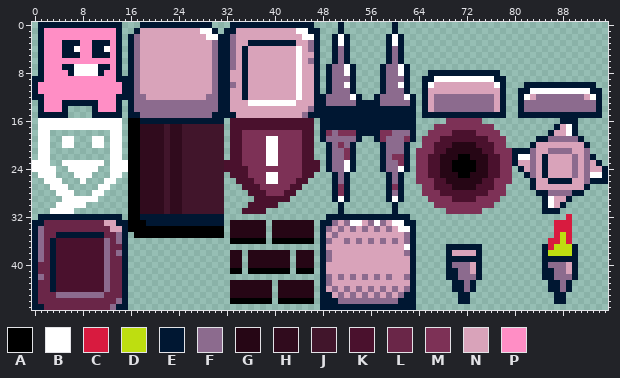
Edited in one commit: sprite sheet (atlas.png). Above is the file before it was changed.
The file is 96x48 pixels. Colours within 5 levels of each other are drawn and written as one.
Palette (. is transparent): A #000000  B #ffffff  C #d81b3f  D #bede10  E #001732  F #8c6b8e  G #260615  H #300b1d  J #41152b  K #4a112d  L #6a2648  M #7d3156  N #d9a3ba  P #ff8ec5
Pixels before (only the part around the change), first column x 0:
 3 .EPPPEEEPPEEEPE.EFNNNNNN
 4 .EPPPEEBPPEEBPE.EFNNNNNN
 5 .EPPPEEEPPEEEPE.EFNNNNNN
 6 .EPPPPPPPPPPPPE.EFNNNNNN
 7 .EPPPEEBBBBEEPE.EFNNNNNN
 8 .EPPPPEBBBBEPPE.EFNNNNNN
 9 EEPPPPPPPPPPPPEEEFNNNNNN
10 EPPPPPPPPPPPPPPEEFNNNNNN
11 EPPPPPPPPPPPPPPEEFNNNNNN
12 EEPPPPPPPPPPPPEEEFFNNNNN
13 .EPPPEEEEEEPPPE.EFFFFFFF
14 .EPPPE....EPPPE.EFFFFFFF
15 .EEEEE....EEEEE.EEFFFFFF
16 .BBBBBBBBBBBBBB.AAEEEEEE
17 .BBBBBBBBBBBBBB.AAHHHHJH
18 .BB..........BB.AAHHHHJH
19 .BB..BB...BB.BB.AAHHHHJH
20 .BB..BB...BB.BB.AAHHHHJH
21 .BB..........BB.AAHHHHJH
22 .BB..........BB.AAHHHHJH
23 BBB..BBBBBBB.BBBAAHHHHJH
24 BBBB..BBBBB..BBBAAHHHHJH
25 .BBB...BBB...BB.AAHHHHJH
Now the later version:
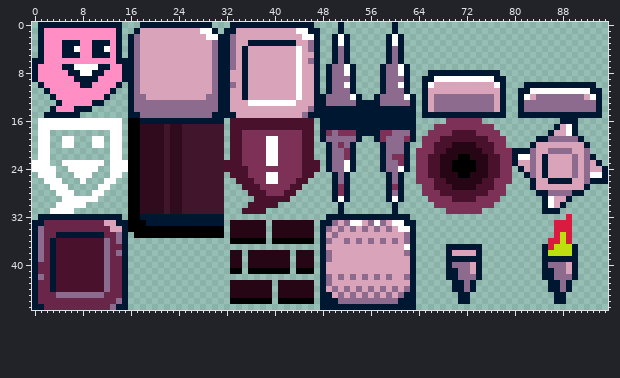
The exact change:
Changed rows in their new state; - is an unchanged pixel.
first column x 0:
 6 E--------------E
 7 EP------------PE
 8 EP-----E--E---PE
 9 -P-----EEEE---P-
10 .E------EE----E.
11 ..E----------E..
12 ...E--------E...
13 -...EPPPPP-E...-
14 -..E-PPEEE.....-
15 -.----EE--.....-
